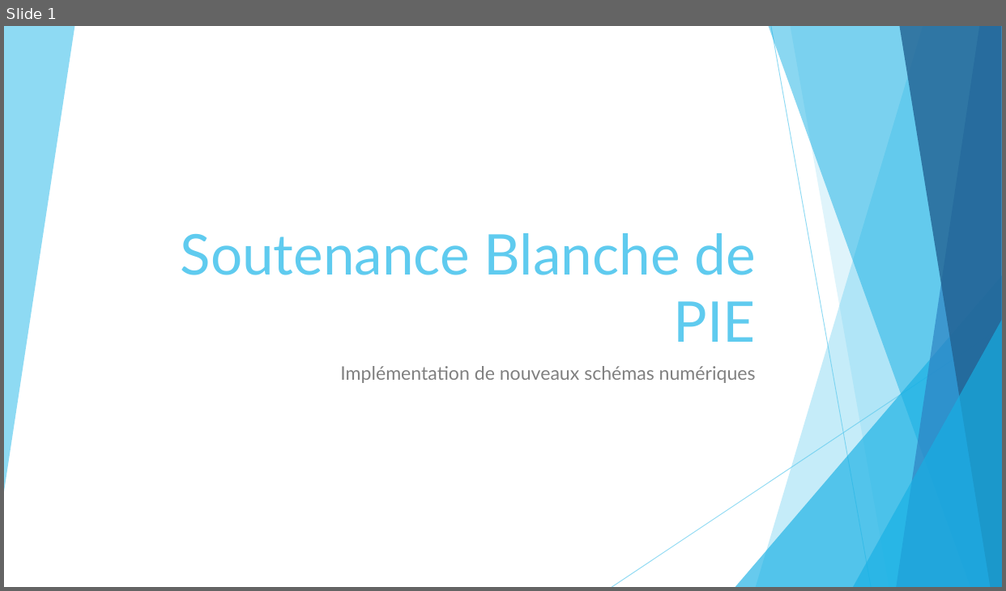
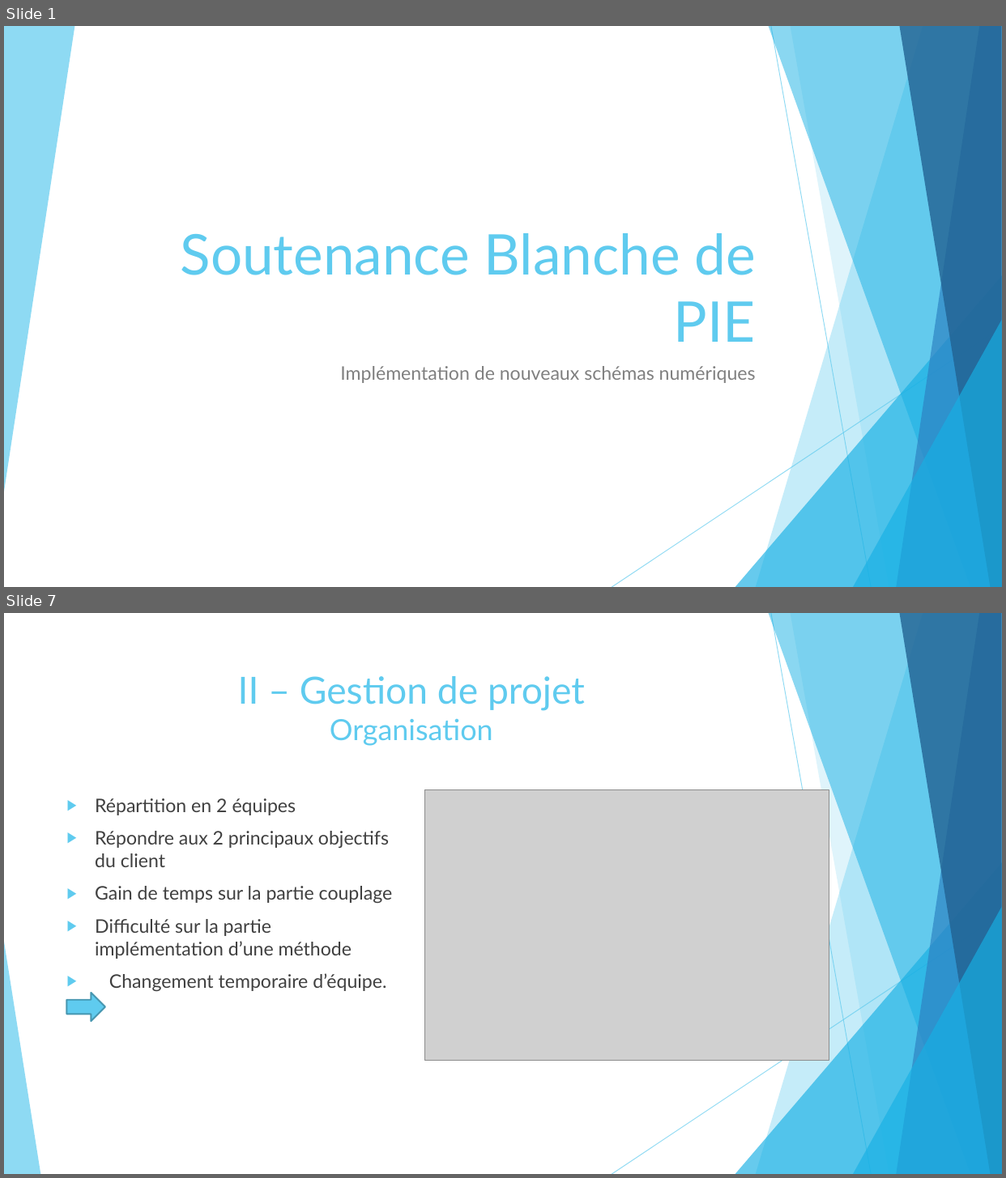
Before and after one commit to pierreXVI/PIE, a slide deck: oral_presentation/Oral_presentation_12_02_2019.pptx. Shown one above the other, each under a label of ours: slide 1 before the commit, slides 1 and 7 after it; the slides between them are not shown. The pictures are 1006x591 and 1006x1178 pixels, drawn with LibreOffice and Linux fonts; fonts in the diff are those of the drawing; grey boxes stand for pictures. Boxes give left, top, right and bottom in pixels: in the first picture for what was removed or moved away, otherwise in the second. Text is boxed around its words. In the diff, an @@ line names an element or a change of style, - is before the commit and + after.

```diff
--- a/oral_presentation/Oral_presentation_12_02_2019.pptx
+++ b/oral_presentation/Oral_presentation_12_02_2019.pptx
@@ slide 7 added at [4,613,1002,1174], background #FFFFFF; not listed: 9 template elements that a slide beside it also shows @@
@@ title added at [238,676,585,746], 36 pt, text #5FCBEF @@
+II – Gestion de projet
+Organisation
@@ text added at [95,798,393,991], 18 pt, text #404040 @@
+▶ Répartition en 2 équipes
+▶ Répondre aux 2 principaux objectifs du client
+▶ Gain de temps sur la partie couplage
+▶ Difficulté sur la partie implémentation d’une méthode
+▶ Changement temporaire d’équipe.
@@ picture added at [424,790,829,1060] @@
@@ triangle added at [4,942,40,1174], fill #5FCBEF at 70% opacity @@
@@ right arrow added at [67,994,105,1022], fill #5FCBEF, outline #4696B1 1.5 pt @@
```
Also in this commit, not shown: 2 slides changed, 16 other slides added, 3 other files.
